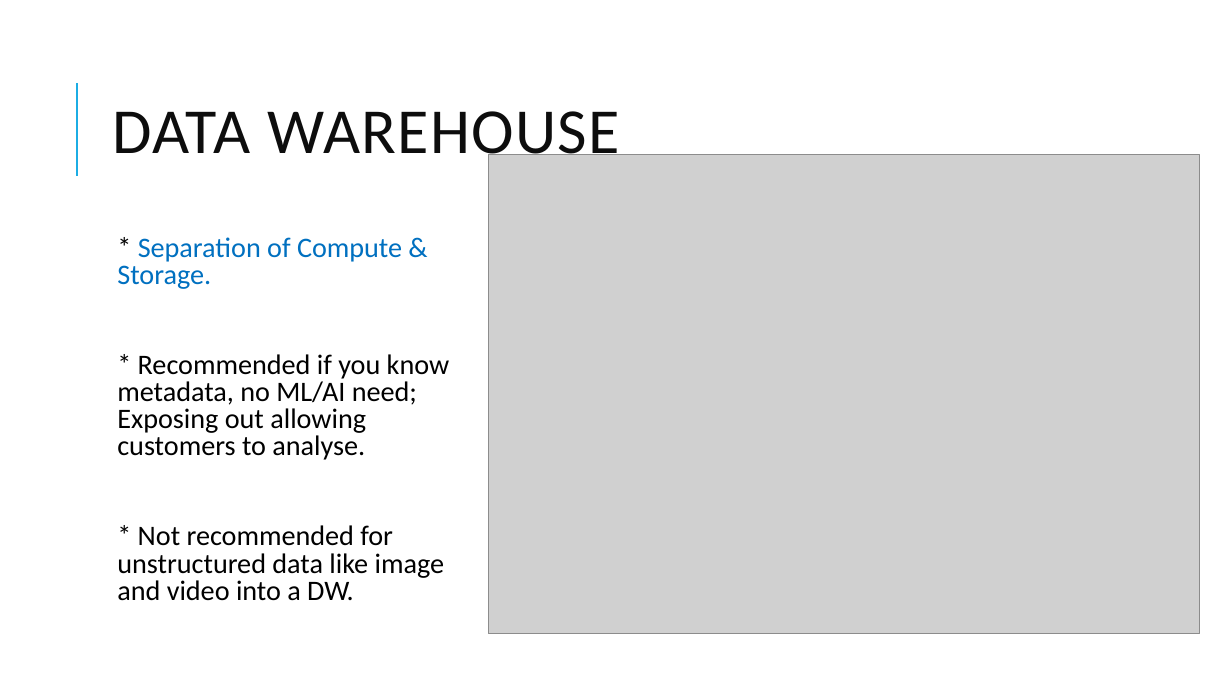
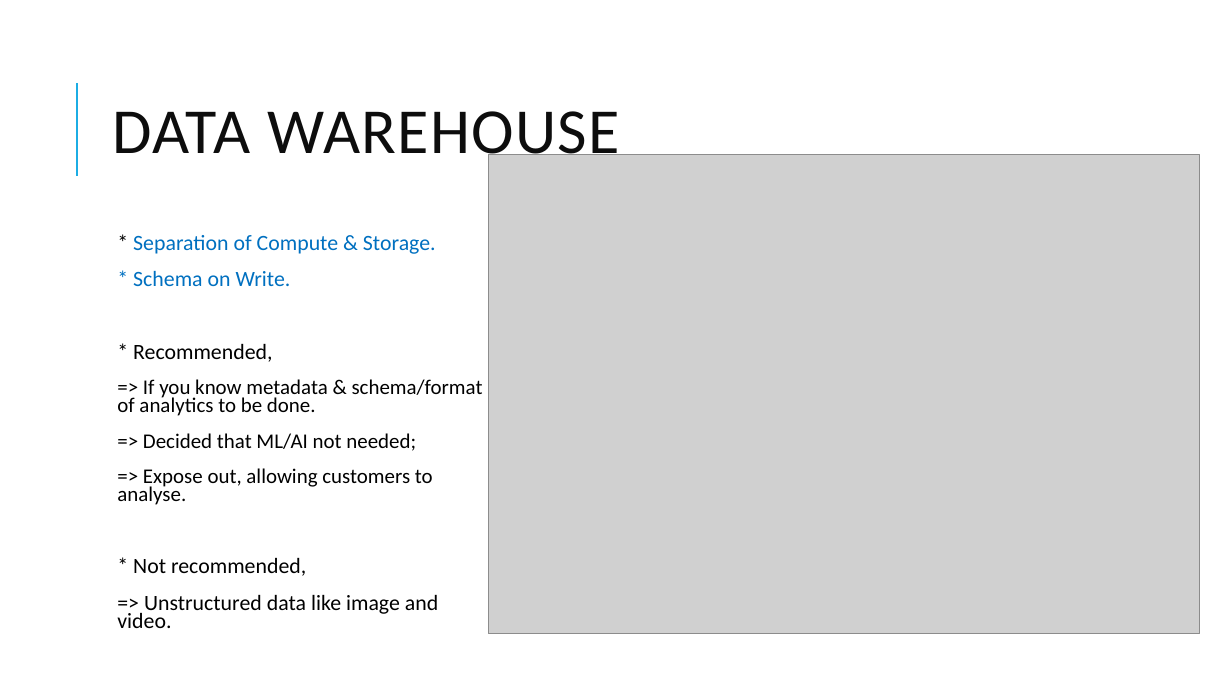
Before and after one commit to dinesarun/common, a slide deck: slide 8 of sessions/GAB 2021/Choosing right Data Service.pptx (slide 10 before the commit). Drawn at 1232x693 pixels with LibreOffice and Linux fonts; fonts in the diff are those of the drawing; grey boxes stand for pictures. Boxes give left, top, right and bottom in pixels: in the first picture for what was removed or moved away, otherwise in the second. Text is boxed around its words. In the diff, an @@ line names an element or a change of style, - is before the commit and + after.

```diff
--- a/sessions/GAB 2021/Choosing right Data Service.pptx
+++ b/sessions/GAB 2021/Choosing right Data Service.pptx
@@ text at (x1=133, y1=235, x2=436, y2=254): size 22 to 17.1 pt in "* Separation of Compute & Storage."; line spacing 0.8 to 0.7 @@
@@ text at (x1=117, y1=271, x2=483, y2=628): text changed; size 22 to 16.3 pt @@
-  * Recommended if you know metadata, no ML/AI need; Exposing out allowing customers to analyse.
-  * Not recommended for unstructured data like image and video into a DW.
+  * Schema on Write.
+  * Recommended,
+  => If you know metadata & schema/format of analytics to be done.
+  => Decided that ML/AI not needed;
+  => Expose out, allowing customers to analyse.
+  * Not recommended,
+  => Unstructured data like image and video.
```
Also in this commit, not shown: 12 other slides changed, 5 slides added, 2 slides removed.
